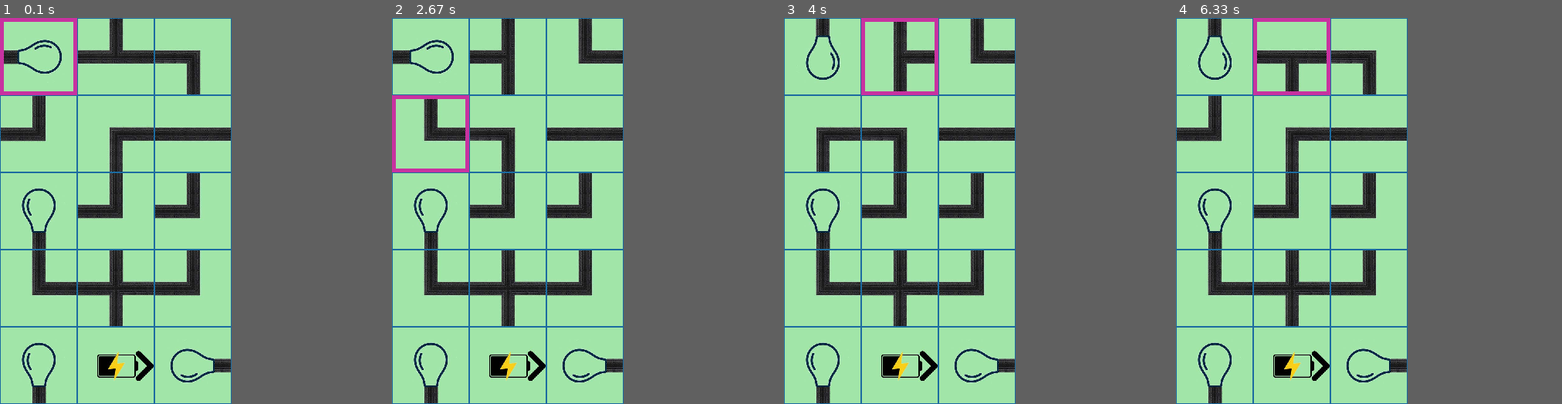
Above: before the commit, frames 1-4 (left to right).
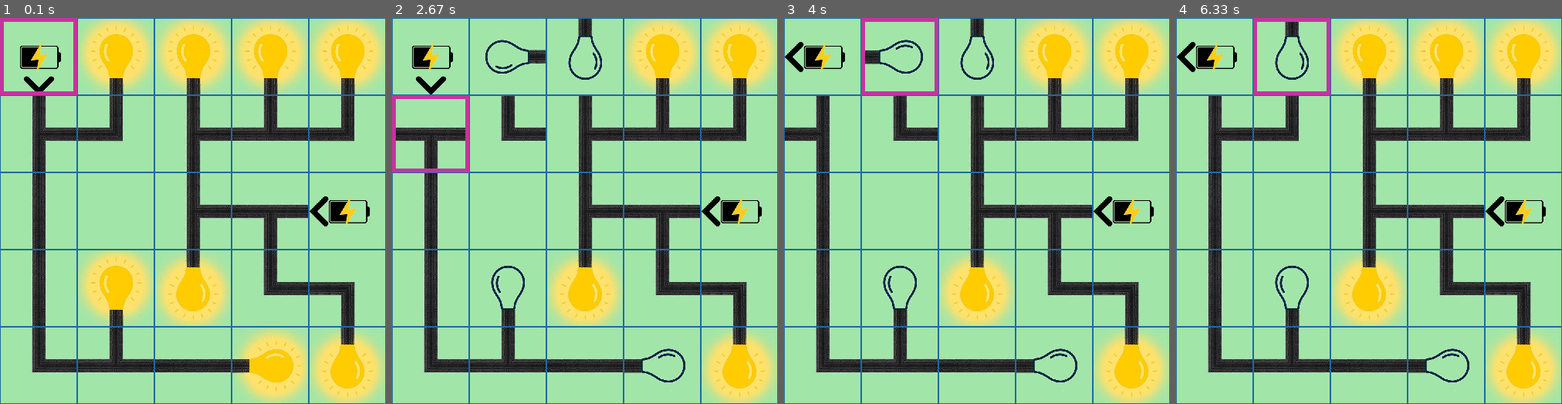
Above: after the commit, the same moments.

Repository: SergeyKostylev/ConnectorGame
Game: pygame game, started from main.py
Same seed, same stepped clock (60 frames per second), same inputs: the game is played once before the commit and once after it.
Inputs:
- Up to frame 1 (0.1 s): no input
- Up to frame 2 (2.67 s): hold Right 0.33-0.8 s; hold Up 0.83-1.13 s; tap Space at 0.9, 1.23, 1.53, 1.73, 2.03, 2.3, 2.63 s; hold Right 1.17-1.63 s; hold Left 1.67-2.2 s; hold Down 2.23-2.53 s; hold Left from 2.57 s (still down)
- Up to frame 3 (4 s): tap Space at 2.93, 3.07, 3.47, 3.77 s; release Left at 2.97 s; hold Up 3-3.37 s; hold Right from 3.4 s (still down)
- Up to frame 4 (6.33 s): release Right at 4.03 s; hold Down 4.07-4.43 s; tap Space at 4.13, 4.53, 4.83, 5.03, 5.33, 5.53, 5.87, 6.17 s; hold Left 4.47-4.93 s; hold Right 4.97-5.43 s; hold Up 5.47-5.77 s; hold Right 5.8-6.27 s; hold Left from 6.3 s (still down)
In our replay, the window is 300x500 before the commit and 500x500 after it. These sizes can differ from the game's own. Grey fills any space a smaller window leaves; there, only what the larger window draws over its background counts as a difference.

The runs differ from the first frame. In frame 1, 40% of the frame differs, in the area x 0-100%, y 0-100%; in frame 2, 32%; in frame 3, 32%; in frame 4, 34%.

Commit message:
map generator v2 and cli commands

Diff:
--- a/app/config.py
+++ b/app/config.py
@@ -43,3 +43,11 @@
 DURATION_LEFT = 'left'
 
 CURSOR_COLOR = (200, 50, 160)
+
+GENERATE_ROWS_MIN = 25
+GENERATE_ROWS_MAX = 30
+
+GENERATE_COLS_MIN = 27
+GENERATE_COLS_MAX = 39
+
+GENERATE_BATTERIES_DENSITY = 0.5  # battery count = round(rows * cols * density)
--- /dev/null
+++ b/app/services/DataMapGeneratorV2.py
@@ -0,0 +1,204 @@
+import random
+
+from app.services.DataMapGenerator import Generator
+from app.models.MatrixFrame import MatrixFrame
+import app.config as config
+
+_ALL_DIRS = ['top', 'right', 'bottom', 'left']
+
+_DIRECTIONS = {
+    'top':    (-1,  0, 'bottom'),
+    'right':  ( 0,  1, 'left'),
+    'bottom': ( 1,  0, 'top'),
+    'left':   ( 0, -1, 'right'),
+}
+
+_OPPOSITE = {
+    'top': 'bottom', 'bottom': 'top',
+    'left': 'right', 'right': 'left',
+}
+
+_DELTA_TO_DIR = {
+    (-1,  0): 'top',
+    ( 1,  0): 'bottom',
+    ( 0, -1): 'left',
+    ( 0,  1): 'right',
+}
+
+
+def _make_mf(cell):
+    return MatrixFrame(cell['name'], cell['rotation'], cell['type'])
+
+
+class GeneratorV2(Generator):
+    def __init__(self):
+        super().__init__()
+        self._connection_to_shape = self._build_connection_lookup()
+
+    def generate(self, rows=3, cols=3, batteries=None):
+        data_map = super().generate(rows, cols)
+
+        if batteries is None:
+            raise ValueError("batteries must be provided")
+
+        return self._process(data_map, batteries)
+
+    # ------------------------------------------------------------------ #
+
+    def _process(self, data_map, num_batteries):
+        graph = self._build_graph(data_map)
+        cuts = self._select_cuts(graph, num_batteries - 1)
+        data_map = self._apply_cuts(data_map, cuts)
+        data_map = self._refresh_dead_ends(data_map)
+        components = self._find_components(data_map)
+        return self._assign_roles(data_map, components)
+
+    # ------------------------------------------------------------------ #
+    # Lookup: connection pattern → (shape name, rotation)
+
+    def _build_connection_lookup(self):
+        lookup = {frozenset(): ('w', 0)}
+        for name in config.frames:
+            if name == 'w':
+                continue
+            for rotation in [0, 90, 180, 270]:
+                mf = MatrixFrame(name, rotation, 'pipeline')
+                conns = frozenset(d for d in _ALL_DIRS if mf.has_connector(d))
+                if conns not in lookup:
+                    lookup[conns] = (name, rotation)
+        return lookup
+
+    # ------------------------------------------------------------------ #
+    # Graph
+
+    def _build_graph(self, data_map):
+        rows, cols = len(data_map), len(data_map[0])
+        graph = {(i, j): set() for i in range(rows) for j in range(cols)}
+
+        for i in range(rows):
+            for j in range(cols):
+                mf = _make_mf(data_map[i][j])
+                for d, (di, dj, opp) in _DIRECTIONS.items():
+                    ni, nj = i + di, j + dj
+                    if 0 <= ni < rows and 0 <= nj < cols:
+                        mf_n = _make_mf(data_map[ni][nj])
+                        if mf.has_connector(d) and mf_n.has_connector(opp):
+                            graph[(i, j)].add((ni, nj))
+                            graph[(ni, nj)].add((i, j))
+        return graph
+
+    def _find_components(self, data_map):
+        graph = self._build_graph(data_map)
+        visited = set()
+        components = []
+
+        for node in graph:
+            if node not in visited:
+                comp = []
+                stack = [node]
+                while stack:
+                    cur = stack.pop()
+                    if cur in visited:
+                        continue
+                    visited.add(cur)
+                    comp.append(cur)
+                    stack.extend(graph[cur] - visited)
+                components.append(comp)
+        return components
+
+    # ------------------------------------------------------------------ #
+    # Cut selection — cut edges, not tiles
+
+    def _select_cuts(self, graph, num_cuts):
+        graph = {k: set(v) for k, v in graph.items()}  # working copy
+        cuts = []
+
+        for _ in range(num_cuts):
+            cut = self._find_one_valid_cut(graph)
+            if cut is None:
+                break
+            a, b = cut
+            graph[a].discard(b)
+            graph[b].discard(a)
+            cuts.append(cut)
+
+        return cuts
+
+    def _find_one_valid_cut(self, graph):
+        leaves = {n for n, nbrs in graph.items() if len(nbrs) == 1}
+
+        edges = set()
+        for n, nbrs in graph.items():
+            for m in nbrs:
+                edges.add(tuple(sorted([n, m])))
+
+        valid = []
+        for a, b in edges:
+            # don't cut a leaf's only connection — it would become isolated
+            if a in leaves or b in leaves:
+                continue
+            comp_a = self._bfs_excluding(graph, a, b)
+            comp_b = self._bfs_excluding(graph, b, a)
+            # each side must have at least one leaf (for battery assignment)
+            if (comp_a & leaves) and (comp_b & leaves):
+                valid.append((a, b))
+
+        return random.choice(valid) if valid else None
+
+    def _bfs_excluding(self, graph, start, excluded):
+        visited = set()
+        stack = [start]
+        while stack:
+            node = stack.pop()
+            if node in visited:
+                continue
+            visited.add(node)
+            stack.extend(n for n in graph[node] if n != excluded)
+        return visited
+
+    # ------------------------------------------------------------------ #
+    # Apply cuts to data_map — remove connectors from both tile sides
+
+    def _apply_cuts(self, data_map, cuts):
+        for (i1, j1), (i2, j2) in cuts:
+            di, dj = i2 - i1, j2 - j1
+            dir_fwd = _DELTA_TO_DIR[(di, dj)]
+            dir_bwd = _OPPOSITE[dir_fwd]
+            self._remove_connector(data_map, i1, j1, dir_fwd)
+            self._remove_connector(data_map, i2, j2, dir_bwd)
+        return data_map
+
+    def _remove_connector(self, data_map, i, j, direction):
+        cell = data_map[i][j]
+        mf = _make_mf(cell)
+        conns = frozenset(d for d in _ALL_DIRS if mf.has_connector(d))
+        new_conns = conns - {direction}
+
+        if new_conns in self._connection_to_shape:
+            name, rotation = self._connection_to_shape[new_conns]
+            data_map[i][j] = {'name': name, 'rotation': rotation, 'type': cell['type']}
+
+    # ------------------------------------------------------------------ #
+    # After cuts, pipeline tiles that became i-shape are new dead-ends
+
+    def _refresh_dead_ends(self, data_map):
+        for row in data_map:
+            for cell in row:
+                if cell['type'] == 'pipeline' and cell['name'] == 'i':
+                    cell['type'] = 'missing'
+        return data_map
+
+    # ------------------------------------------------------------------ #
+    # Assign battery / target per component
+
+    def _assign_roles(self, data_map, components):
+        for comp in components:
+            missing = [(i, j) for i, j in comp if data_map[i][j]['type'] == 'missing']
+            if not missing:
+                continue
+            battery = random.choice(missing)
+            data_map[battery[0]][battery[1]]['type'] = 'battery'
+            for i, j in missing:
+                if (i, j) != battery:
+                    data_map[i][j]['type'] = 'target'
+        return data_map
--- a/generate.py
+++ b/generate.py
@@ -8,7 +8,24 @@
 import matplotlib.patches as patches
 
 from app.services.DataMapGenerator import Generator
+from app.services.DataMapGeneratorV2 import GeneratorV2
+from app.services.helper import unsort_map
 import app.config as config
+import random as _random
+
+
+def random_rows():
+    return _random.randint(config.GENERATE_ROWS_MIN, config.GENERATE_ROWS_MAX)
+
+
+def random_cols():
+    return _random.randint(config.GENERATE_COLS_MIN, config.GENERATE_COLS_MAX)
+
+
+def random_batteries(rows, cols):
+    return max(1, round(rows * cols * config.GENERATE_BATTERIES_DENSITY))
+
+SHUFFLED_DIR = os.path.join("levels", "shuffled")
 
 LEVELS_DIR = "levels"
 
@@ -41,6 +58,22 @@
             lines.append(f"    type: {cell['type']}")
 
     path = os.path.join(LEVELS_DIR, f"{name}.yaml")
+    with open(path, "w") as f:
+        f.write("\n".join(lines) + "\n")
+    print(f"Saved YAML: {path}")
+    return path
+
+
+def save_yaml_to(data_map, path):
+    lines = []
+    for i, row in enumerate(data_map):
+        lines.append(f"# row {i + 1}")
+        for j, cell in enumerate(row):
+            prefix = "- - " if j == 0 else "  - "
+            lines.append(f"{prefix}name: {cell['name']} # {i + 1}-{j + 1}")
+            lines.append(f"    rotation: {cell['rotation']}")
+            lines.append(f"    type: {cell['type']}")
+    os.makedirs(os.path.dirname(path), exist_ok=True)
     with open(path, "w") as f:
         f.write("\n".join(lines) + "\n")
     print(f"Saved YAML: {path}")
@@ -110,14 +143,43 @@
 
 
 if __name__ == "__main__":
-    rows = int(sys.argv[1]) if len(sys.argv) > 1 else 5
-    cols = int(sys.argv[2]) if len(sys.argv) > 2 else 5
+    args = sys.argv[1:]
 
-    print(f"Generating {rows}x{cols} level...")
-    data_map = Generator().generate(rows, cols)
+    use_v2 = '--v2' in args
+    args = [a for a in args if a != '--v2']
+
+    batteries = None
+    if '--batteries' in args:
+        idx = args.index('--batteries')
+        batteries = int(args[idx + 1])
+        args = args[:idx] + args[idx + 2:]
+
+    shuffled = True
+    if '--shuffled' in args:
+        idx = args.index('--shuffled')
+        shuffled = args[idx + 1] != '0'
+        args = args[:idx] + args[idx + 2:]
+
+    rows = int(args[0]) if len(args) > 0 else random_rows()
+    cols = int(args[1]) if len(args) > 1 else random_cols()
+
+    version = 2 if use_v2 else 1
+    print(f"Generating {rows}x{cols} level (v{version})...")
+
+    if use_v2:
+        if batteries is None:
+            batteries = random_batteries(rows, cols)
+        data_map = GeneratorV2().generate(rows, cols, batteries=batteries)
+    else:
+        data_map = Generator().generate(rows, cols)
 
     os.makedirs(LEVELS_DIR, exist_ok=True)
     name = ask_filename()
 
     save_yaml(data_map, name)
     save_image(data_map, name)
+
+    if shuffled:
+        import copy
+        shuffled_map = unsort_map(copy.deepcopy(data_map))
+        save_yaml_to(shuffled_map, os.path.join(SHUFFLED_DIR, f"{name}.yaml"))
--- a/main.py
+++ b/main.py
@@ -1,7 +1,11 @@
 import sys
+import os
 import yaml
 from app.pygame import App
 from app.services.helper import *
+
+LEVELS_DIR = "levels"
+SHUFFLED_DIR = os.path.join(LEVELS_DIR, "shuffled")
 
 
 def test_console():
@@ -15,6 +19,7 @@
     show_in_console(m)
     show_graph(m)
 
+
 def run_py_game(data_map=None):
     if data_map is None:
         data_map = get_default_figure_map()
@@ -26,14 +31,38 @@
     app.run()
 
 
+def find_latest(folder):
+    files = sorted(f for f in os.listdir(folder) if f.endswith('.yaml'))
+    if not files:
+        print(f"No levels found in {folder}/")
+        sys.exit(1)
+    return os.path.join(folder, files[-1])
+
+
+def resolve_path(arg, folder):
+    return os.path.join(folder, f"level_{int(arg):03d}.yaml") if arg.isdigit() else arg
+
+
+def load_level(path):
+    if not os.path.exists(path):
+        print(f"Level not found: {path}")
+        sys.exit(1)
+    with open(path) as f:
+        return yaml.safe_load(f)
+
+
 if __name__ == '__main__':
-    if len(sys.argv) == 3:
-        rows, cols = int(sys.argv[1]), int(sys.argv[2])
-        run_py_game(Generator().generate(rows, cols))
-    elif len(sys.argv) == 2:
-        arg = sys.argv[1]
-        path = f"levels/level_{int(arg):03d}.yaml" if arg.isdigit() else arg
-        with open(path) as f:
-            run_py_game(yaml.safe_load(f))
-    else:
-        run_py_game()
+    args = sys.argv[1:]
+
+    shuffled = '--shuffled' in args
+    args = [a for a in args if a != '--shuffled']
+    folder = SHUFFLED_DIR if shuffled else LEVELS_DIR
+
+    if len(args) == 2 and args[0].isdigit() and args[1].isdigit():
+        run_py_game(Generator().generate(int(args[0]), int(args[1])))
+    elif len(args) == 1:
+        run_py_game(load_level(resolve_path(args[0], folder)))
+    elif len(args) == 0 and shuffled:
+        run_py_game(load_level(find_latest(folder)))
+    elif len(args) == 0:
+        run_py_game(load_level(find_latest(LEVELS_DIR)))
--- /dev/null
+++ b/run_shuffled.py
@@ -0,0 +1,72 @@
+import sys
+import os
+import yaml
+
+from app.pygame import App
+from app.models.Matrix import Matrix
+from app.services.helper import unsort_map
+from app.services.DataMapGenerator import Generator
+
+LEVELS_DIR = "levels"
+SHUFFLED_DIR = os.path.join(LEVELS_DIR, "shuffled")
+
+
+def resolve_name(arg):
+    return f"level_{int(arg):03d}" if arg.isdigit() else arg
+
+
+def load_yaml(path):
+    with open(path) as f:
+        return yaml.safe_load(f)
+
+
+def save_yaml(data_map, path):
+    lines = []
+    for i, row in enumerate(data_map):
+        lines.append(f"# row {i + 1}")
+        for j, cell in enumerate(row):
+            prefix = "- - " if j == 0 else "  - "
+            lines.append(f"{prefix}name: {cell['name']} # {i + 1}-{j + 1}")
+            lines.append(f"    rotation: {cell['rotation']}")
+            lines.append(f"    type: {cell['type']}")
+    os.makedirs(os.path.dirname(path), exist_ok=True)
+    with open(path, "w") as f:
+        f.write("\n".join(lines) + "\n")
+    print(f"Saved: {path}")
+
+
+def run_level(path):
+    data_map = load_yaml(path)
+    m = Matrix(frame_map_data=data_map)
+    App(m).run()
+
+
+if __name__ == "__main__":
+    args = sys.argv[1:]
+    force = "--force" in args
+    args = [a for a in args if a != "--force"]
+
+    if not args:
+        print("Usage: python run_shuffled.py <level> [--force]")
+        sys.exit(1)
+
+    name = resolve_name(args[0])
+    original_path = os.path.join(LEVELS_DIR, f"{name}.yaml")
+    shuffled_path = os.path.join(SHUFFLED_DIR, f"{name}.yaml")
+
+    if not os.path.exists(shuffled_path):
+        if not os.path.exists(original_path):
+            if not force:
+                print(f"Level '{name}' not found in {LEVELS_DIR}/")
+                sys.exit(1)
+            rows = int(input("Rows: "))
+            cols = int(input("Cols: "))
+            data_map = Generator().generate(rows, cols)
+            save_yaml(data_map, original_path)
+        else:
+            data_map = load_yaml(original_path)
+
+        unsort_map(data_map)
+        save_yaml(data_map, shuffled_path)
+
+    run_level(shuffled_path)
--- /dev/null
+++ b/shuffle.py
@@ -0,0 +1,40 @@
+import sys
+import os
+import yaml
+
+from app.services.helper import unsort_map
+
+LEVELS_DIR = "levels"
+SHUFFLED_DIR = os.path.join(LEVELS_DIR, "shuffled")
+
+
+def save_yaml(data_map, name):
+    lines = []
+    for i, row in enumerate(data_map):
+        lines.append(f"# row {i + 1}")
+        for j, cell in enumerate(row):
+            prefix = "- - " if j == 0 else "  - "
+            lines.append(f"{prefix}name: {cell['name']} # {i + 1}-{j + 1}")
+            lines.append(f"    rotation: {cell['rotation']}")
+            lines.append(f"    type: {cell['type']}")
+
+    os.makedirs(SHUFFLED_DIR, exist_ok=True)
+    path = os.path.join(SHUFFLED_DIR, name)
+    with open(path, "w") as f:
+        f.write("\n".join(lines) + "\n")
+    print(f"Saved: {path}")
+
+
+if __name__ == "__main__":
+    if len(sys.argv) < 2:
+        print("Usage: python shuffle.py <level.yaml>")
+        sys.exit(1)
+
+    source_path = sys.argv[1]
+    with open(source_path) as f:
+        data_map = yaml.safe_load(f)
+
+    unsort_map(data_map)
+
+    filename = os.path.basename(source_path)
+    save_yaml(data_map, filename)
Not shown, changed: Makefile
